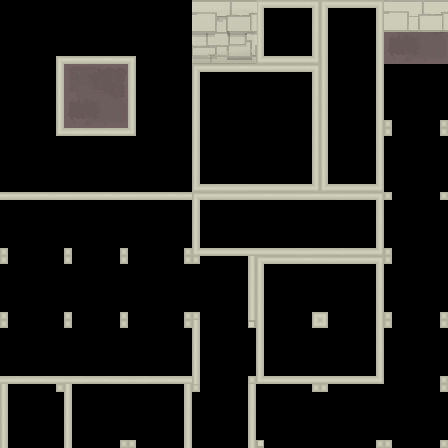
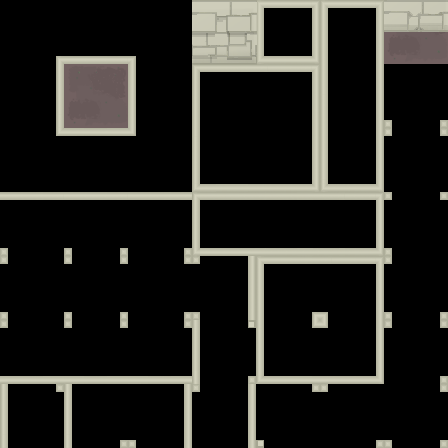
Layers edited between the first and the second (448, 448) image:
painted on "ex-wall-shadows-soft" over [408, 11, 440, 30]
painted on "ex-wall-shadows-hard" over [408, 12, 441, 30]
painted on "light-right" over [384, 0, 448, 31]
removed layer "walls-volume" from group "walls-vol" over [256, 0, 448, 63]
removed layer "gradient" from group "caves" over [192, 0, 448, 65]
removed group "walls" (in "caves") (5 layers) from group "caves" over [192, 0, 448, 65]
removed group "walls #1" (2 layers) from group "walls" over [192, 64, 256, 65]
added layer "Вставленный слой #1" (50%) in group "walls-vol" over [384, 23, 442, 27]
added layer "Вставленный слой" in group "walls-vol" over [384, 25, 448, 30]
added layer "walls" (in "caves" › "walls-vol") in group "walls-vol" over [192, 0, 448, 65]
renamed "caves.png" to "border", moved it into group "caves", painted on it over [192, 0, 448, 65]
